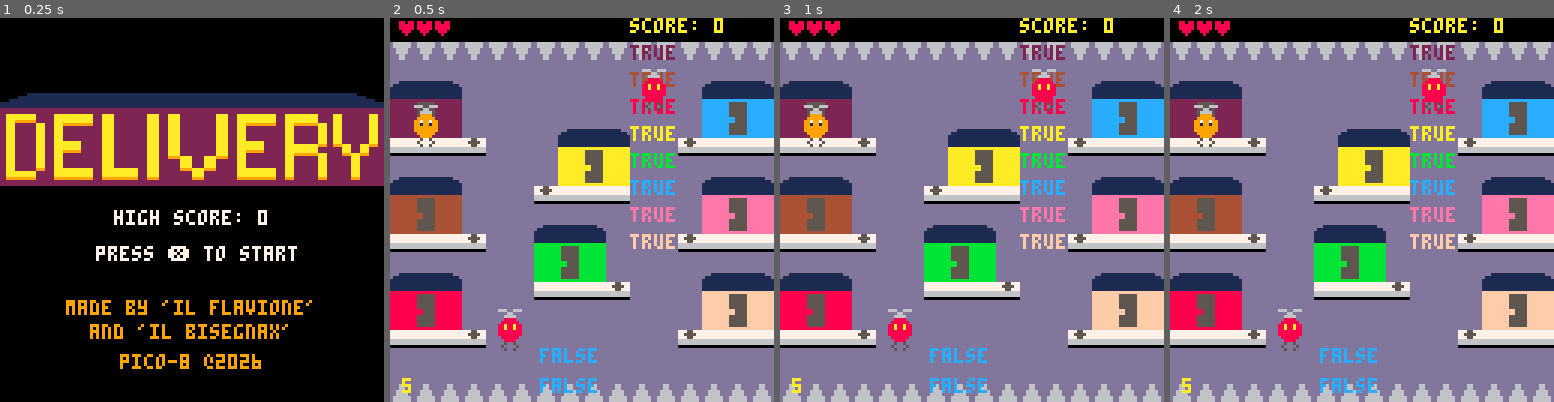
Above: before the commit, frames 1-4 (left to right).
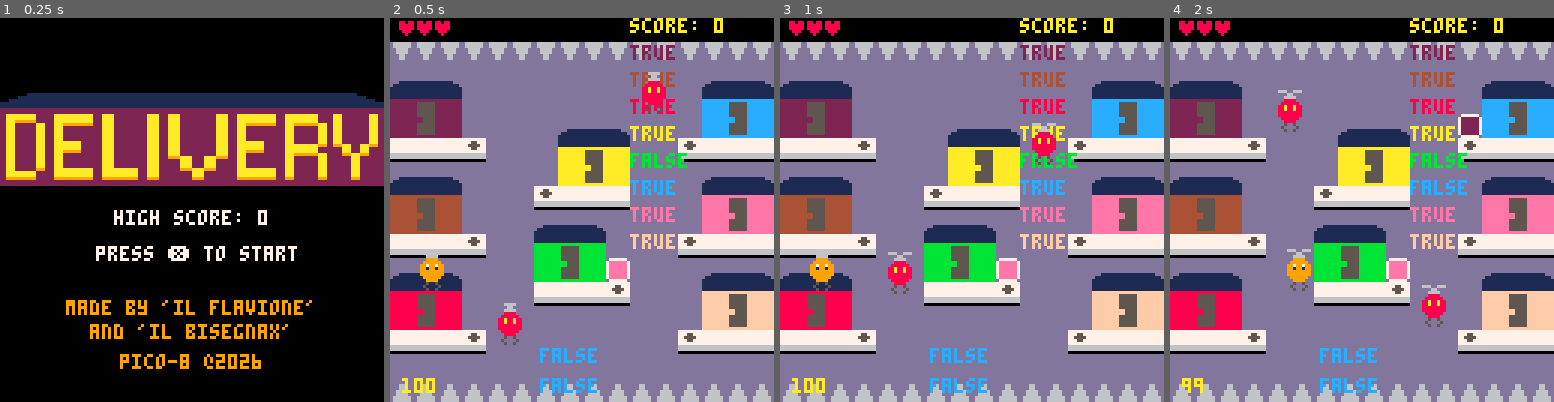
Above: after the commit, the same moments.

Repository: FlavioIero/Delivery
Game: PICO-8 cartridge atari.p8
Same seed, same stepped clock (60 frames per second), same inputs: the game is played once before the commit and once after it.
Inputs:
- Up to frame 1 (0.25 s): no input
- Up to frame 2 (0.5 s): tap X (X key) at 0.33 s
- Up to frame 3 (1 s): tap O (Z key) at 0.7 s
- Up to frame 4 (2 s): tap X (X key) at 1.07, 1.85 s; hold Right from 1.6 s (still down); tap O (Z key) at 1.7 s

Frame 1 is identical in both runs. In frame 2, 10% of the frame differs, in the area x 0-100%, y 13-98%; in frame 3, 11%; in frame 4, 12%.

Commit message:
started player collision with platforms

Diff:
--- a/atari.p8
+++ b/atari.p8
@@ -180,7 +180,7 @@
 	p = player.new(player_sp)
 
 	-- game var
- game_start = 110 -- 110 is perfect!
+ game_start = 1 -- 110 is perfect!
  game_start_frm = 0
 
 	-- menu-var
@@ -351,17 +351,44 @@
 
 -- temp
 function player:handle_input()
-	local x = 0
-	local y = 0
+	local lx = self.pos.x
+	local ly = self.pos.y
+	local x = self.pos.x
+	local y = self.pos.y
+	local velx = vel
+	local vely = vel
+
 	if btn(➡️) then
 		x += vel end
 	if btn(⬅️) then
 		x -= vel end
+
+	self:move(vector2.new(x,y))
+	while self:platforms_collide() and x ~= 0 do
+		if x < 0 then
+			x += 1
+		elseif x > 0 then
+			x -= 1
+		end
+		self:move(vector2.new(x,y))
+ end
+
+
 	if btn(⬇️) then
 		y += vel end
 	if btn(⬆️) then
 		y -= vel end
-	self:shift(vector2.new(x,y))
+
+	self:move(vector2.new(x,y))
+	while self:platforms_collide() and y ~= 0 do
+		if y < 0 then
+			y += 1
+		elseif y > 0 then
+			y -= 1
+		end
+		self:move(vector2.new(x,y))
+ end
+
 	if btnp(🅾️) and not self.hooked then
 		self:try_hook() end
 end
@@ -442,6 +469,23 @@
 	self:move(player_sp)
 end
 
+function player:platforms_collide()
+ local tl = self.pos:clone()
+ local br = self.pos:clone()+vector2.new(8,8)
+
+ local tx1 = flr(tl.x/8)
+ local ty1 = flr(tl.y/8)
+
+ local tx2 = flr(br.x/8)
+ local ty2 = flr(br.y/8)
+
+ local c1 = fget(mget(tx1,ty1),0)
+ local c2 = fget(mget(tx1,ty2),0)
+ local c3 = fget(mget(tx2,ty1),0)
+ local c4 = fget(mget(tx2,ty2),0)
+
+ return c1 or c2 or c3 or c4
+end
 -->8
 -- enemy --
 
@@ -646,10 +690,11 @@
 high_score = 0
 
 -- can change
-player_sp = vector2.new(8,32) -- player spawn point
+-- default player_sp = 8,32
+player_sp = vector2.new(10,80) -- player spawn point
 p_r = 3.5 -- player hb range
 e_r = 3.5 -- enemy hb range
-game_timer = 5
+game_timer = 100
 max_hp = 3
 
 -->8
@@ -808,14 +853,14 @@
 	sfx(5)
 end
 __gfx__
-0000000000000000dddddddd00999900000000000000000000500500ddddddddd666666d777777770088880077755777dddddddddddddddddddddddd00000000
-0000000000000000dddddddd09999990000000000000000005000050ddddddddd666666d777777770888888077555577dddddddddddddddddddddddd00000000
-0070070000000000dddddddd99799799000000000000000000500500ddd66ddddd6666dd7777777788a88a8877755777dddddddddddddddddddddddd00000000
-0007700000000000dddddddd99199199000000000000000000000000ddd66ddddd6666dd6666666688a88a8866666666ddddddddddddddddddddddddbbbbbbbb
-0007700000000000dddddddd99999999000000000000000000000000dd6666ddddd66ddd666666668888888866666666ddddddddddddddddddddddddbbbbbbbb
-0070070000000000dddddddd99999999666006660066660000000000dd6666ddddd66ddd000000008888888800000000ddd111111111111111111dddbbbbbbbb
-0000000000000000dddddddd09999990000660000006600000000000d666666ddddddddddddddddd08888880ddddddddd1111111111111111111111dbbbbbbbb
-0000000000000000dddddddd00999900006666000066660000000000d666666ddddddddddddddddd00888800dddddddd111111111111111111111111bbbbbbbb
+0000000000000000dddddddd00999900000000000000000000500500ddddddddd666666d777777770088880077777777dddddddddddddddddddddddd00000000
+0000000000000000dddddddd09999990000000000000000005000050ddddddddd666666d777777770888888077755777dddddddddddddddddddddddd00000000
+0070070000000000dddddddd99799799000000000000000000500500ddd66ddddd6666dd7777777788a88a8877555577dddddddddddddddddddddddd00000000
+0007700000000000dddddddd99199199000000000000000000000000ddd66ddddd6666dd7777777788a88a8877755777ddddddddddddddddddddddddbbbbbbbb
+0007700000000000dddddddd99999999000000000000000000000000dd6666ddddd66ddd777777778888888877777777ddddddddddddddddddddddddbbbbbbbb
+0070070000000000dddddddd99999999666006660066660000000000dd6666ddddd66ddd666666668888888866666666ddd111111111111111111dddbbbbbbbb
+0000000000000000dddddddd09999990000660000006600000000000d666666ddddddddd666666660888888066666666d1111111111111111111111dbbbbbbbb
+0000000000000000dddddddd00999900006666000066660000000000d666666ddddddddd000000000088880000000000111111111111111111111111bbbbbbbb
 111111118555555811111111f200000011111111b555555b1111111111111111e555555e1111111111111111f555555f11111111111111114555555411111111
 1111111188855558111111118400000011111111bbb5555b1111111111111111eee5555e1111111111111111fff5555f11111111111111114445555411111111
 111111118885555811111111ae00000011111111bbb5555b1111111111111111eee5555e1111111111111111fff5555f11111111111111114445555411111111
@@ -913,7 +958,7 @@
 00202020202020202020202020202020202020202020202020202020202020202020202020202020202020202020202020202020202020202020202020202020
 20000000000000000000000000000000000000000000000000000000000000000000000000000000000000000000000000000000000000000000000000000000
 __gff__
-0000010000000000000100010000000000000000000000000000000000000000000000000000000000000000000000000000000000000000000000000000000000000000000000000000000000000000000000000000000000000000000000000000000000000000000000000000000000000000000000000000000000000000
+0000000000000000000100010000000000000000000000000000000000000000000000000000000000000000000000000000000000000000000000000000000000000000000000000000000000000000000000000000000000000000000000000000000000000000000000000000000000000000000000000000000000000000
 0000000000000000000000000000000000000000000000000000000000000000000000000000000000000000000000000000000000000000000000000000000000000000000000000000000000000000000000000000000000000000000000000000000000000000000000000000000000000000000000000000000000000000
 __map__
 0101010101010101010101010101010101010101010101010101010101010101101001010101010101010101010101010101100000000000000000000000000000000000000000000000000000000000000000000000000000000000000000000000000000000000000000000000000000000000000000000000000000000000
